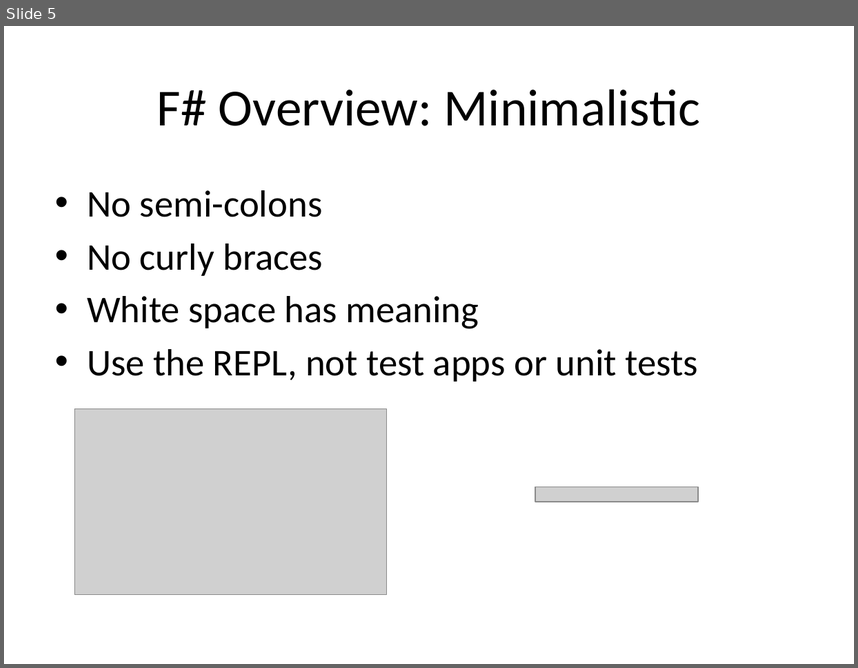
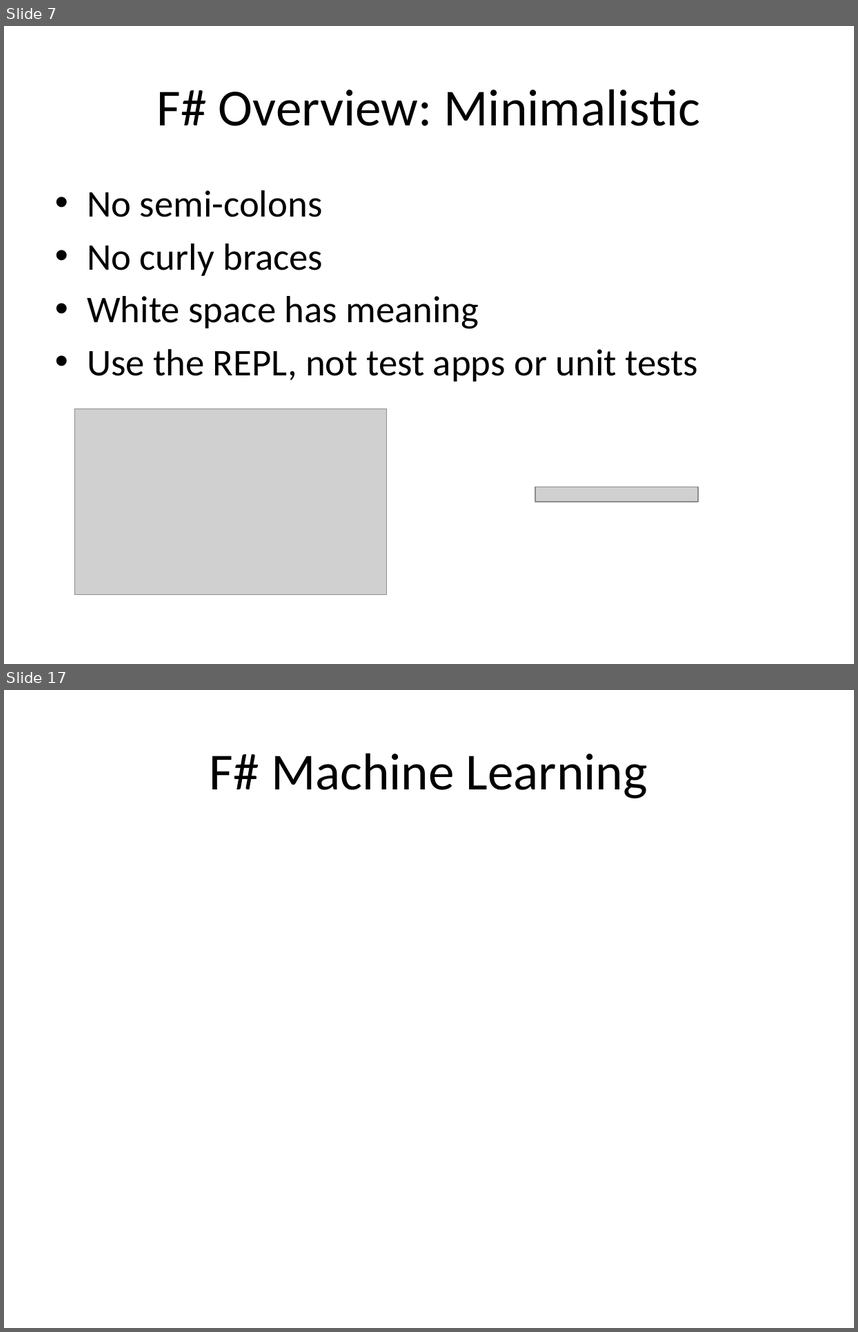
Before and after one commit to AlanGitHub00/PydataNYC, a slide deck: presentation/FSharpForData.pptx. Shown one above the other, each under a label of ours: slide 5 before the commit, slides 7 and 17 after it; the slides between them are not shown. The pictures are 858x668 and 858x1332 pixels, drawn with LibreOffice and Linux fonts; fonts in the diff are those of the drawing; grey boxes stand for pictures. Boxes give left, top, right and bottom in pixels: in the first picture for what was removed or moved away, otherwise in the second. Text is boxed around its words. In the diff, an @@ line names an element or a change of style, - is before the commit and + after.

```diff
--- a/presentation/FSharpForData.pptx
+++ b/presentation/FSharpForData.pptx
@@ slide 17 added at <box>4,690,854,1328</box>, background #FFFFFF @@
@@ title added at <box>210,753,648,798</box>, 44 pt, text #000000 @@
+F# Machine Learning
@@ what was slide 5 is now slide 7 @@
```
Also in this commit, not shown: 1 slide changed, 11 other slides added, 8 other files.
